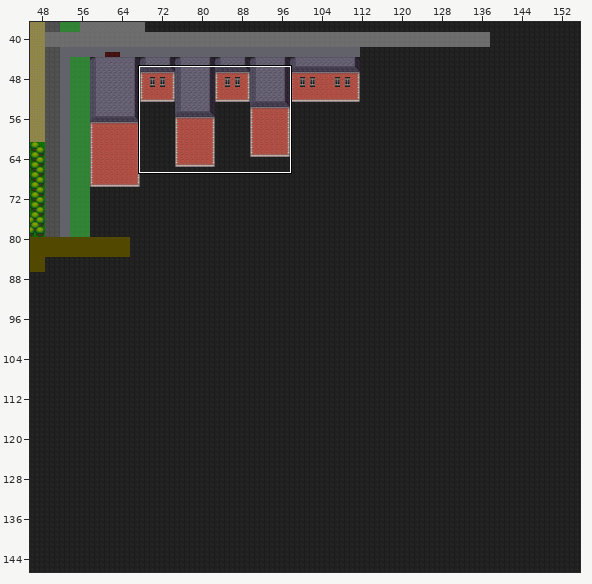
Tiled map: Factory/Outside/outside.tmx. The picture above shows the old version from afar; the outline marks the close-up.
Close-up. As it was:
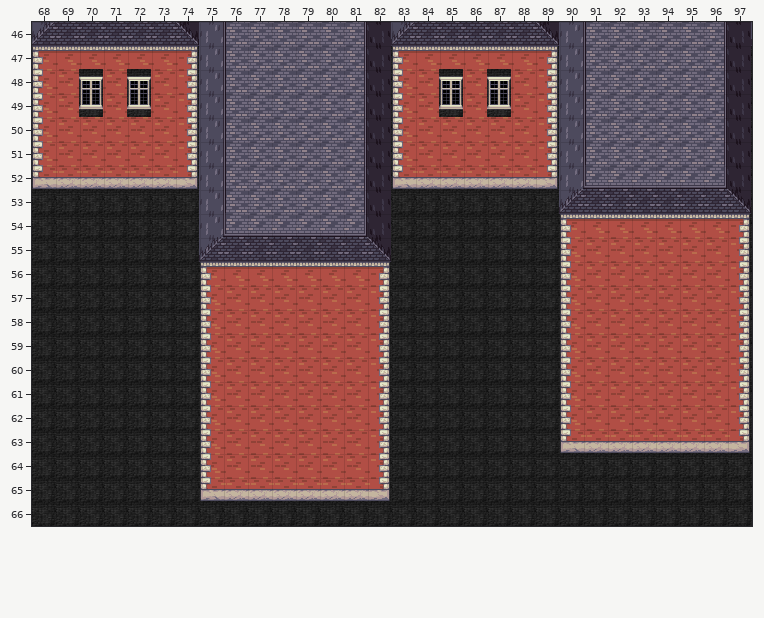
Cells are 32x32 px. Shown: x 68..97, y 46..66. The commit also changed other parts of the map, which this record leaves out.
The same view after the edit:
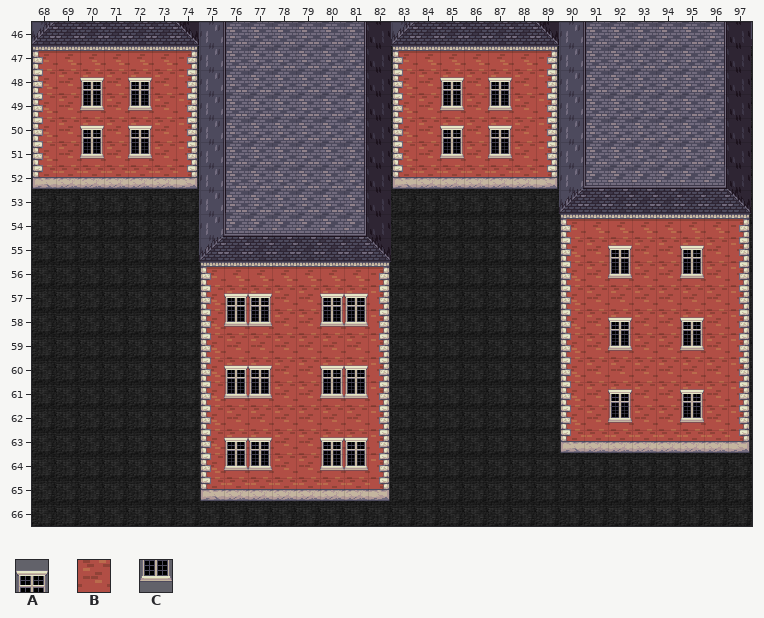
Key: from "house": A 8, B 10, C 17.
_ is an empty cell.
Tiles of an added or newly shown layer are drawn over the layers below it.
From the commit log: Fix windows, add stairs to factory entrance
Change:
Layer "top":
The author changed tile A to tile B in row 48 at x 70, 72, 85 and 87.
The author changed tile C to tile B in row 49 at x 70, 72, 85 and 87.
Layer "windows" (added):
Tile A now appears in row 48 at x 70, 72, 85 and 87; in row 50 at x 70, 72, 85 and 87; in row 55 at x 92 and 95; in row 57 at x 76 to 77 and 80 to 81; in row 58 at x 92 and 95; in row 60 at x 76 to 77 and 80 to 81.
Tile A now appears in row 61 at x 92 and 95; in row 63 at x 76 to 77 and 80 to 81.
Tile C now appears in row 49 at x 70, 72, 85 and 87; in row 51 at x 70, 72, 85 and 87; in row 56 at x 92 and 95; in row 58 at x 76 to 77 and 80 to 81; in row 59 at x 92 and 95; in row 61 at x 76 to 77 and 80 to 81.
Tile C now appears in row 62 at x 92 and 95; in row 64 at x 76 to 77 and 80 to 81.
